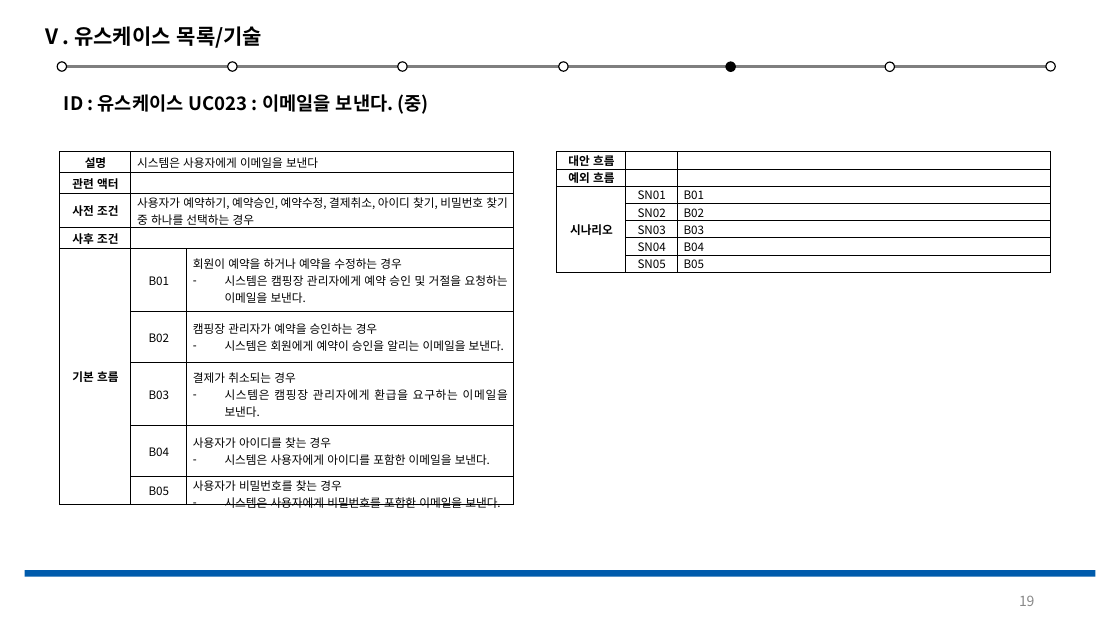
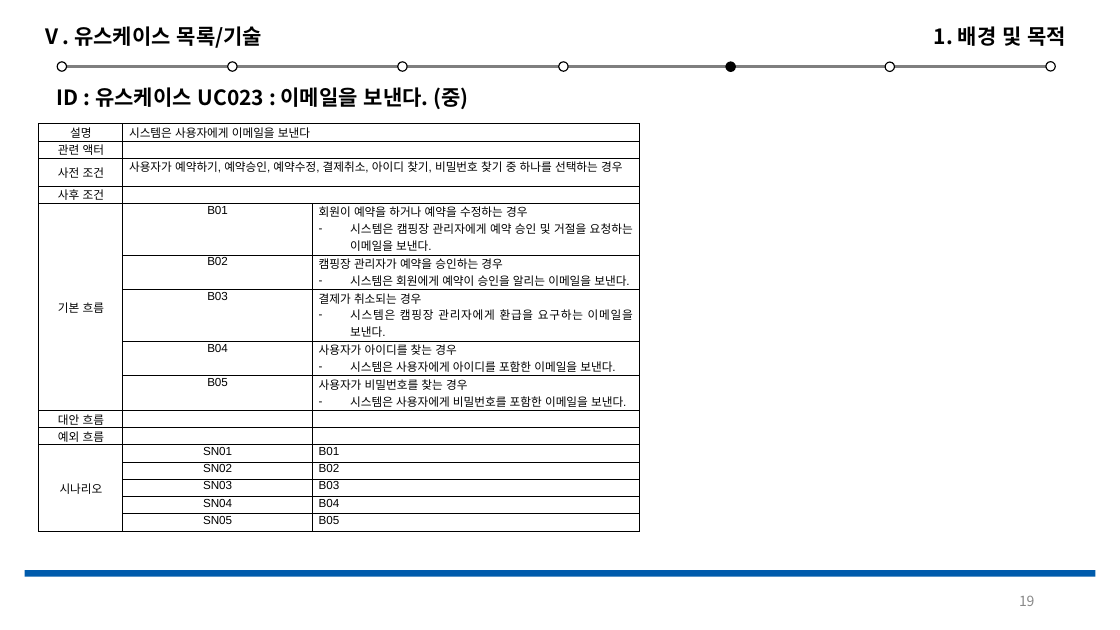
Before and after one commit to Jeeseob/SoftwareEngineering, a slide deck: slide 19 of 소공.pptx. Drawn at 1120x630 pixels with LibreOffice and Linux fonts; fonts in the diff are those of the drawing. Boxes give left, top, right and bottom in pixels: in the first picture for what was removed or moved away, otherwise in the second. Text is boxed around its words. In the diff, an @@ line names an element or a change of style, - is before the commit and + after.

```diff
--- a/소공.pptx
+++ b/소공.pptx
@@ text added at <box>934,26,1067,46</box>, 18 pt, text #000000, bold @@
+1. 배경 및 목적
@@ text "ID : 유스케이스 UC023 : ..." at <box>57,87,468,109</box>: size 16 to 18 pt @@
@@ table at <box>39,124,639,528</box> @@
+row 10: 대안 흐름 |  | 
+row 11: 예외 흐름 |  | 
+row 12: 시나리오 | SN01 | B01
+row 13:  | SN02 | B02
+row 14:  | SN03 | B03
+row 15:  | SN04 | B04
+row 16:  | SN05 | B05
@@ table: place and size @@
-table at <box>60,152,513,512</box>
+table at <box>39,124,639,528</box>
@@ table removed at <box>557,152,1051,428</box>, 7 rows, 3 columns @@
-대안 흐름 |  | 
-예외 흐름 |  | 
-시나리오 | SN01 | B01
- | SN02 | B02
- | SN03 | B03
- | SN04 | B04
- | SN05 | B05
```
Also in this commit, not shown: 19 other slides changed, 2 slides added, 1 slide removed, 1 other file.
